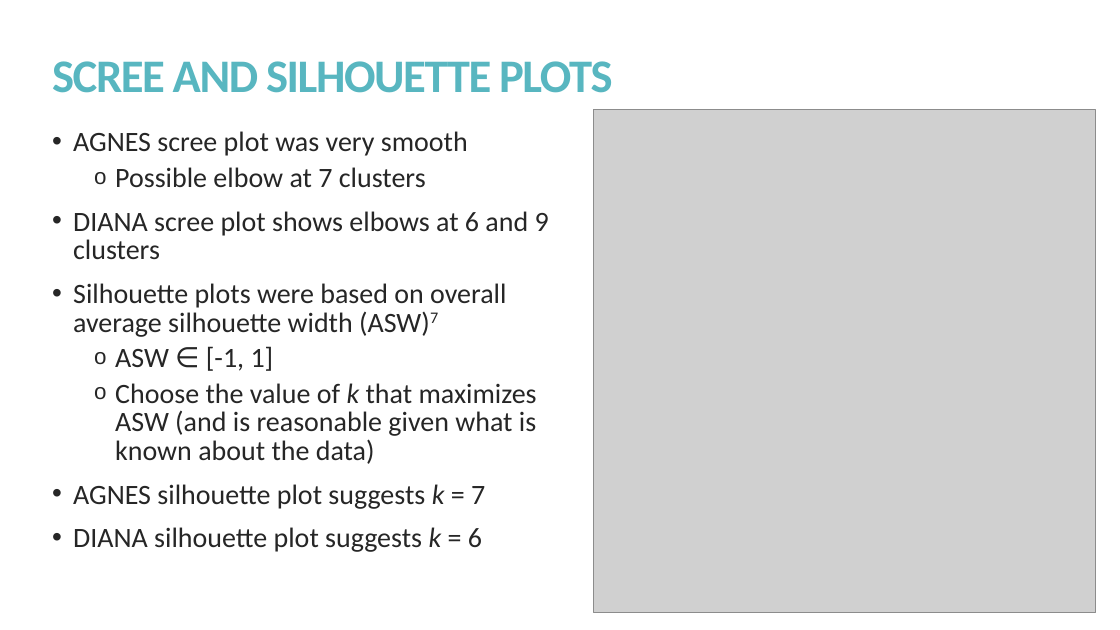
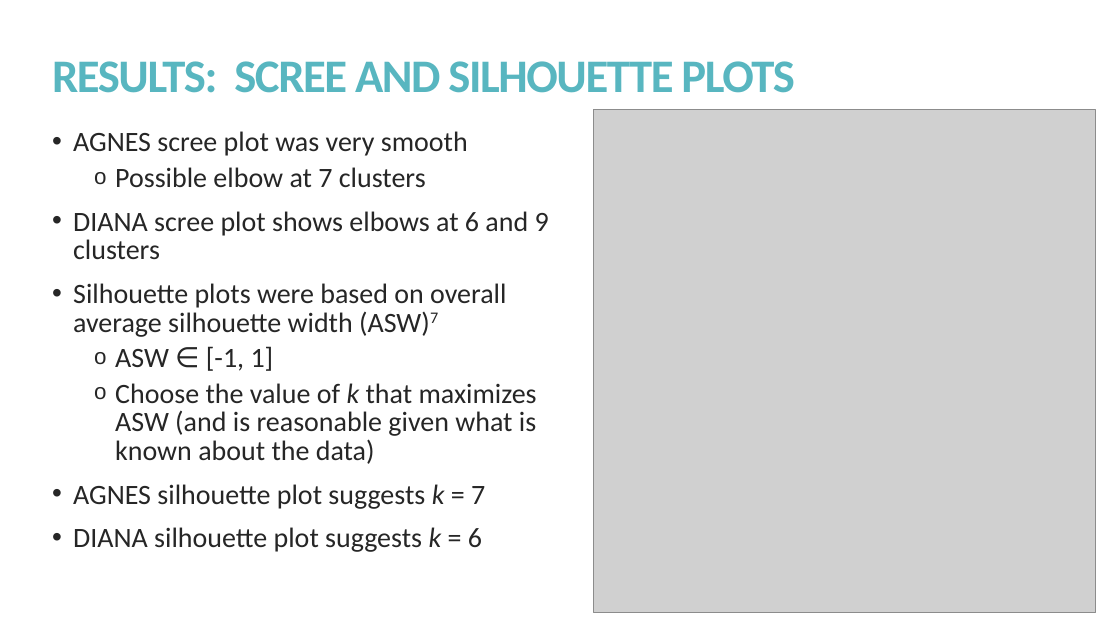
Before and after one commit to kmprioliPROF/CSC_8515_Final_Project, a slide deck: slide 9 of presentation/Prioli_presentation.pptx. Drawn at 1120x630 pixels with LibreOffice and Linux fonts; fonts in the diff are those of the drawing; grey boxes stand for pictures. Boxes give left, top, right and bottom in pixels: in the first picture for what was removed or moved away, otherwise in the second. Text is boxed around its words. In the diff, an @@ line names an element or a change of style, - is before the commit and + after.

```diff
--- a/presentation/Prioli_presentation.pptx
+++ b/presentation/Prioli_presentation.pptx
@@ title at [52, 61, 795, 93]: text changed @@
-SCREE AND SILHOUETTE PLOTS
+RESULTS: SCREE AND SILHOUETTE PLOTS
```
Also in this commit, not shown: 8 other slides changed, 6 slides added, 4 slides removed, 1 other file.
